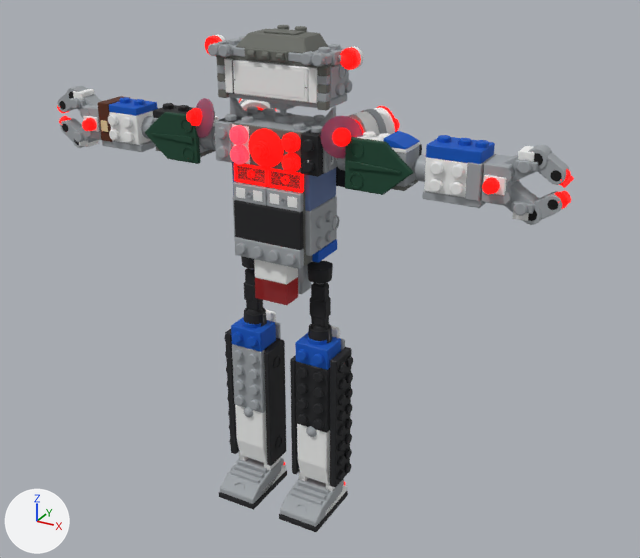
The glTF model devhub/models/files/titan2.glb as it was, and as the next commit left it.
Camera for both pictures: a 50 mm camera at (1.49, -2.46, 2.16) aimed at (0.08, 0.11, 0.88). The lights are fixed; the arrows at lower left show +X, +Y and +Z. The first picture is the older version. Vertices at exactly the same position are counted once.

In view in the first picture: 'ClawLower_L', 'ClawLower_R', 'ClawUpper_L', 'ClawUpper_R', 'Claw_L', 'Claw_R', 'Foot_L', 'Foot_R', 'Head', 'LowerArm_L', 'LowerArm_R', 'LowerLeg_L', 'LowerLeg_R', 'Pelvis', 'Torso', 'UpperArm_L', 'UpperArm_R' and 7 more.
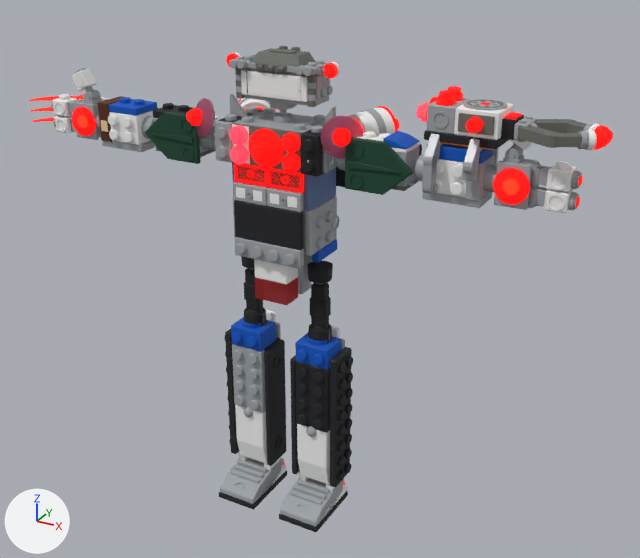
Commit message: Titans v4

Changed parts and their boxes [x1, y1, x2, y2] in the pictures (640 x 558 px; the box of a moved part takes in the faces that stretch with it):
'Head', reshaped (28% narrower, 29% shorter)
    before: [205, 25, 364, 111]
    after: [226, 46, 340, 107]
'Attach_DetainerClaw', added
    after: [416, 86, 613, 194]
'Hand_L', added
    after: [483, 120, 583, 213]
'Hand_R', added
    after: [51, 68, 102, 140]
'ClawUpper_L', deleted
    before: [504, 144, 574, 188]
'ClawLower_L', deleted
    before: [505, 181, 571, 225]
'Claw_L', deleted
    before: [481, 154, 521, 206]
'ClawUpper_R', deleted
    before: [57, 85, 101, 113]
'ClawLower_R', deleted
    before: [59, 116, 100, 148]
'Claw_R', deleted
    before: [80, 104, 101, 140]
'Attach_EnergyClaws', added
    after: [29, 95, 111, 122]
part 1 of me_head, moved or reshaped
    before: [229, 93, 347, 108]
    after: [244, 95, 329, 106]
part 2 of me_head, moved or reshaped
    before: [221, 43, 346, 65]
    after: [241, 59, 327, 75]
part 3 of me_head, moved or reshaped
    before: [213, 43, 233, 56]
    after: [235, 59, 247, 68]
part 4 of me_head, moved or reshaped
    before: [208, 43, 230, 57]
    after: [229, 59, 246, 69]
part 5 of me_head, moved or reshaped
    before: [308, 51, 327, 66]
    after: [301, 65, 314, 75]
part 6 of me_head, moved or reshaped
    before: [300, 52, 325, 67]
    after: [295, 66, 313, 76]
part 7 of me_head, moved or reshaped
    before: [228, 39, 240, 45]
    after: [243, 56, 252, 60]
part 8 of me_head, moved or reshaped
    before: [318, 47, 331, 53]
    after: [308, 62, 317, 67]
part 9 of me_head, moved or reshaped
    before: [328, 44, 341, 50]
    after: [315, 60, 324, 64]
part 10 of me_head, moved or reshaped
    before: [218, 40, 228, 44]
    after: [236, 57, 243, 60]
part 11 of me_head, moved or reshaped
    before: [330, 50, 342, 66]
    after: [316, 64, 325, 75]
part 12 of me_head, moved or reshaped
    before: [205, 25, 364, 111]
    after: [226, 46, 340, 107]

Edits to the bpy script that builds the scene:
```text
Change me_head:
    remove me_head.from_pydata(...)  # 2524 vertices, 4396 faces; spans x -0.283..0.283, y -0.116..0.112, z 1.541..1.763
    add me_head.from_pydata(...)  # 2524 vertices, 4396 faces; spans x -0.204..0.204, y -0.083..0.08, z 1.541..1.701
    me_head part 1: the loose piece of 24 vertices spanning x -0.195..0.195, y -0.062..0.078, z 1.541..1.567 is scaled about its middle by 0.72, then moved by (0.0, -0.002, -0.004)
    me_head part 2: the loose piece of 24 vertices spanning x -0.205..0.205, y -0.084..0.078, z 1.68..1.706 is scaled about its middle by 0.72, then moved by (0.0, 0.001, -0.043)
    me_head part 3: the loose piece of 62 vertices spanning x -0.208..-0.13, y -0.096..-0.084, z 1.678..1.717 is scaled about its middle by 0.72, then moved by (0.047, 0.025, -0.044)
    me_head part 4: the loose piece of 70 vertices spanning x -0.208..-0.13, y -0.116..-0.099, z 1.678..1.717 is scaled about its middle by 0.72, then moved by (0.047, 0.03, -0.044)
    me_head part 5: the loose piece of 62 vertices spanning x 0.13..0.208, y -0.096..-0.084, z 1.678..1.717 is scaled about its middle by 0.72, then moved by (-0.047, 0.025, -0.044)
    me_head part 6: the loose piece of 70 vertices spanning x 0.13..0.208, y -0.116..-0.099, z 1.678..1.717 is scaled about its middle by 0.72, then moved by (-0.047, 0.03, -0.044)
    me_head part 7: the loose piece of 36 vertices spanning x -0.185..-0.146, y -0.045..-0.006, z 1.704..1.721 is scaled about its middle by 0.72, then moved by (0.046, 0.007, -0.048)
    me_head part 8: the loose piece of 36 vertices spanning x 0.146..0.185, y -0.045..-0.006, z 1.704..1.721 is scaled about its middle by 0.72, then moved by (-0.046, 0.007, -0.048)
    me_head part 9: the loose piece of 36 vertices spanning x 0.146..0.185, y 0.02..0.059, z 1.704..1.721 is scaled about its middle by 0.72, then moved by (-0.046, -0.011, -0.048)
    me_head part 10: the loose piece of 24 vertices spanning x -0.214..-0.195, y -0.049..-0.003, z 1.674..1.713 is scaled about its middle by 0.72, then moved by (0.057, 0.007, -0.043)
    me_head part 11: the loose piece of 24 vertices spanning x 0.195..0.214, y -0.049..-0.003, z 1.674..1.713 is scaled about its middle by 0.72, then moved by (-0.057, 0.007, -0.043)
    me_head part 12: 1604 of 2524 vertices moved; they spanned x -0.283..0.283, y -0.105..0.112, z 1.541..1.763 and now span x -0.204..0.204, y -0.076..0.08, z 1.541..1.701; mean shift (-0.001, -0.001, -0.032); largest move (-0.25, -0.01, 1.726) -> (-0.159, -0.007, 1.642)
    other edits to the shape of me_head do not show in these pictures
Remove ob_claw_l:
    ob_claw_l = bpy.data.objects.new('Claw_L', me_claw_l)
Remove ob_claw_r:
    ob_claw_r = bpy.data.objects.new('Claw_R', me_claw_r)
Remove ob_clawlower_l:
    ob_clawlower_l = bpy.data.objects.new('ClawLower_L', me_clawlower_l)
Remove ob_clawlower_r:
    ob_clawlower_r = bpy.data.objects.new('ClawLower_R', me_clawlower_r)
Remove ob_clawupper_l:
    ob_clawupper_l = bpy.data.objects.new('ClawUpper_L', me_clawupper_l)
Remove ob_clawupper_r:
    ob_clawupper_r = bpy.data.objects.new('ClawUpper_R', me_clawupper_r)
Add ob_hand_r:
    ob_hand_r = bpy.data.objects.new('Hand_R', me_hand_r)  # 1514 vertices, 2616 faces; spans x -0.982..-0.712, y -0.11..0.031, z 1.326..1.575; in mat_lego_lightbluishgray (grey #a0a5a9), mat_lego_transred_energy (red #c91a09, glowing red #ff0a0a), mat_lego_redenergy_core (red #ff2a1a, glowing red #ff4020), mat_lego_white (white #f2f3f2), mat_lego_holeblack (black #0b0b0c)
    ob_hand_r.location = (0.0, 0.0, 0.0)
Add ob_hand_l:
    ob_hand_l = bpy.data.objects.new('Hand_L', me_hand_l)  # 1514 vertices, 2616 faces; spans x 0.712..0.982, y -0.11..0.031, z 1.326..1.575; in mat_lego_lightbluishgray (grey #a0a5a9), mat_lego_transred_energy (red #c91a09, glowing red #ff0a0a), mat_lego_redenergy_core (red #ff2a1a, glowing red #ff4020), mat_lego_white (white #f2f3f2), mat_lego_holeblack (black #0b0b0c)
    ob_hand_l.location = (0.0, 0.0, 0.0)
Add ob_attach_energyclaws:
    ob_attach_energyclaws = bpy.data.objects.new('Attach_EnergyClaws', me_attach_energyclaws)  # 1346 vertices, 2490 faces; spans x -1.095..-0.754, y -0.05..0.066, z 1.326..1.456; in mat_lego_white (white #f2f3f2), mat_lego_orange (orange #fe8a18), mat_lego_black (black #1e1f22), mat_lego_lightbluishgray (grey #a0a5a9), mat_lego_transred_energy (red #c91a09, glowing red #ff0a0a), mat_lego_redenergy_core (red #ff2a1a, glowing red #ff4020)
    ob_attach_energyclaws.location = (0.0, 0.0, 0.0)
Add ob_attach_detainerclaw:
    ob_attach_detainerclaw = bpy.data.objects.new('Attach_DetainerClaw', me_attach_detainerclaw)  # 4116 vertices, 6170 faces; spans x 0.486..1.045, y -0.149..0.084, z 1.348..1.636; in mat_lego_black (black #1e1f22), mat_lego_orange (orange #fe8a18), mat_lego_lightbluishgray (grey #a0a5a9), mat_lego_holeblack (black #0b0b0c), mat_lego_transred_energy (red #c91a09, glowing red #ff0a0a), mat_lego_transred_energy_light (pink #d9707c, glowing red #ff3048), mat_lego_redenergy_core (red #ff2a1a, glowing red #ff4020), mat_lego_white (white #f2f3f2), mat_lego_darkbluishgray (dark grey #6c6e68)
    ob_attach_detainerclaw.location = (0.0, 0.0, 0.0)
```
